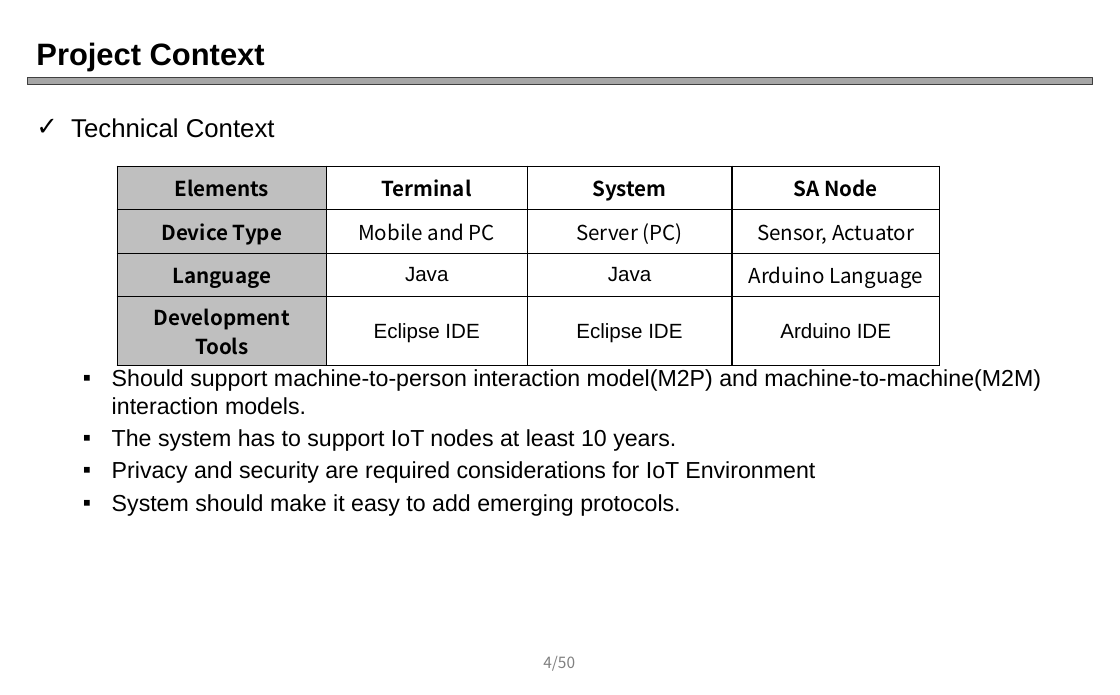
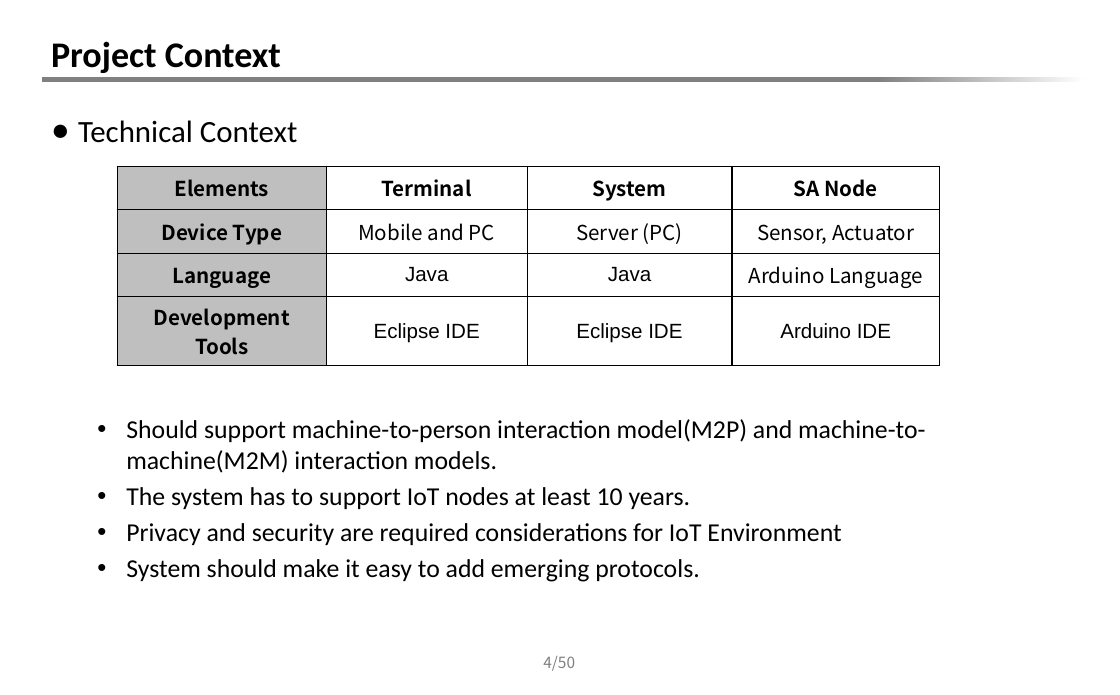
Before and after one commit to Youngsoo/iot-platform, a slide deck: slide 4 of Final_presentation_team5_v0.5.pptx. Drawn at 1120x695 pixels with LibreOffice and Linux fonts; fonts in the diff are those of the drawing. Boxes give left, top, right and bottom in pixels: in the first picture for what was removed or moved away, otherwise in the second. Text is boxed around its words. In the diff, an @@ line names an element or a change of style, - is before the commit and + after.

```diff
--- a/Final_presentation_team5_v0.5.pptx
+++ b/Final_presentation_team5_v0.5.pptx
@@ title "Project Context" moved from (x1=36, y1=42, x2=265, y2=70) to (x1=51, y1=41, x2=281, y2=73) @@
@@ title "Project Context" at (x1=51, y1=41, x2=281, y2=73): size 24 to 28 pt, font Arial to Calibri @@
@@ rectangle resized from (x1=27, y1=27, x2=1101, y2=78) to (x1=42, y1=27, x2=1093, y2=78) @@
@@ rectangle resized from (x1=27, y1=78, x2=1093, y2=85) to (x1=42, y1=78, x2=1086, y2=83) @@
@@ rectangle at (x1=42, y1=78, x2=1086, y2=83): fill #A6A6A6 to gradient #808080 to #FFFFFF; outline #404040 0.75 pt to none @@
@@ text "Technical Context" moved from (x1=71, y1=118, x2=1041, y2=516) to (x1=78, y1=120, x2=925, y2=582) @@
@@ text "Technical Context" at (x1=78, y1=120, x2=925, y2=582): size 20 to 24 pt in "Technical Context"; font Arial to Calibri, size 18 to 20 pt; bullet ✓ to ●; bullet ▪ to • @@
```
Also in this commit, not shown: 58 other slides changed.
